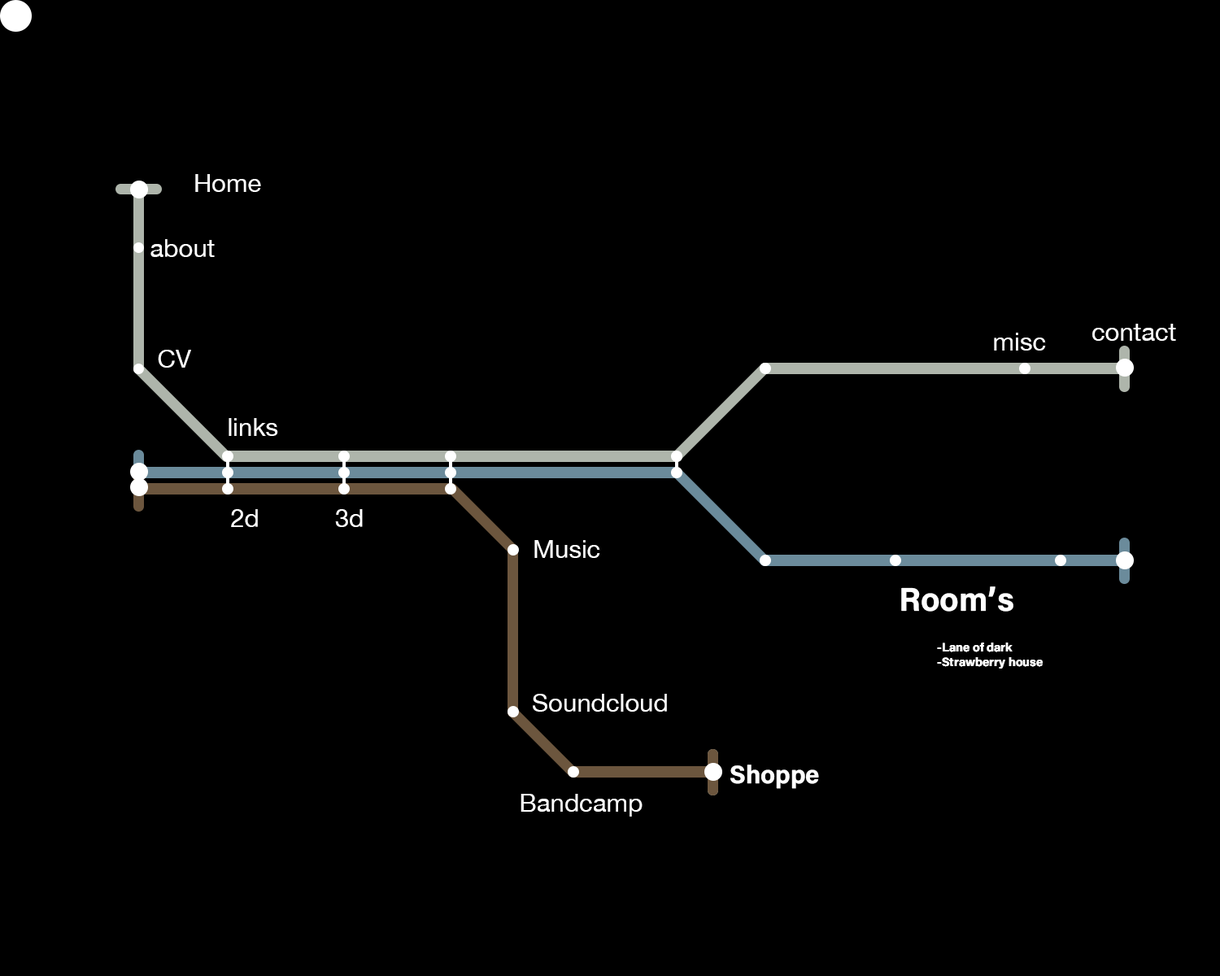
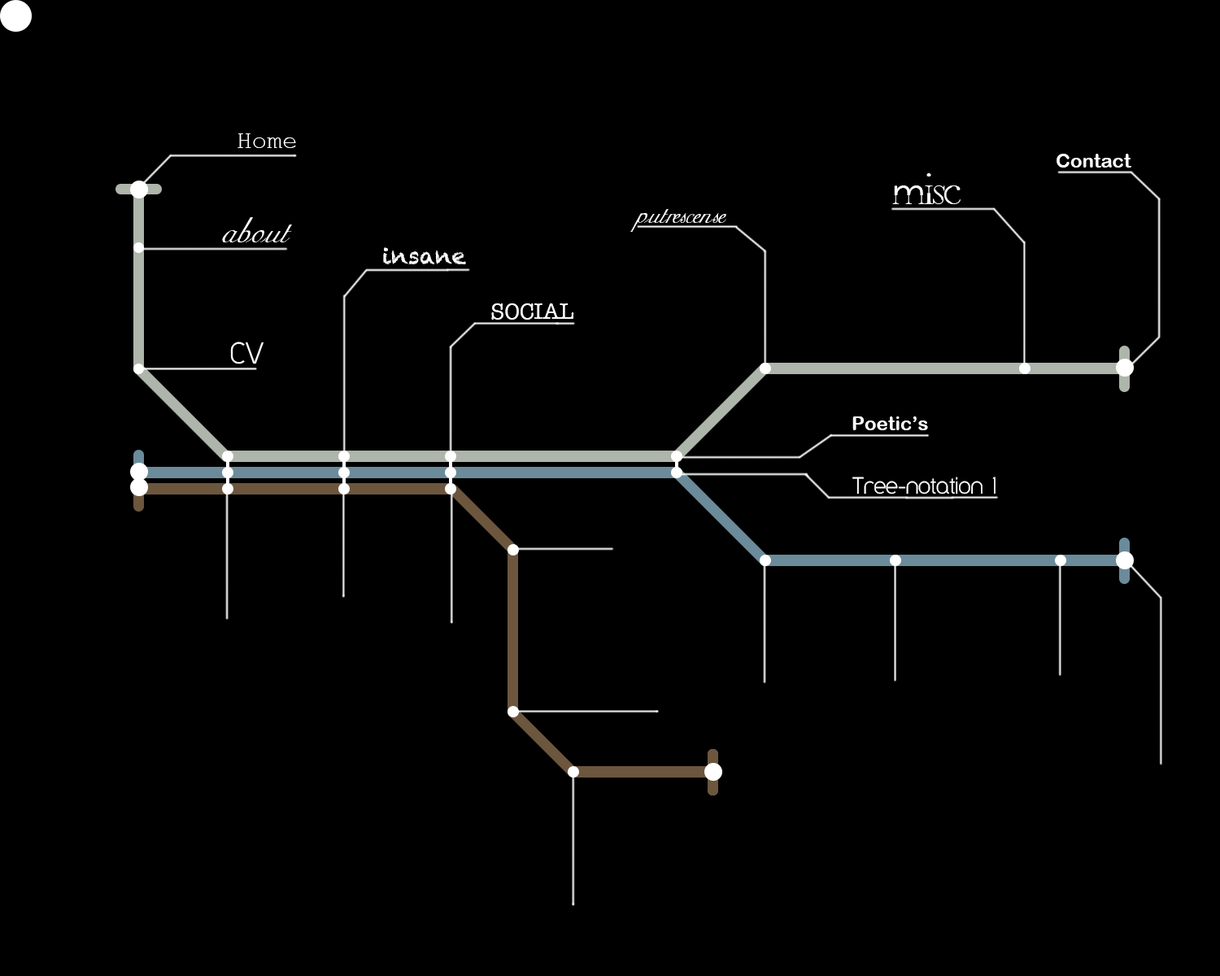
The second 1220 × 976 image is a revision of the first. Changes to its layers:
removed group "Group 4" (14 layers) over [150, 174, 1177, 817]
moved "CV" out of group "Group 4", painted on it over [157, 341, 264, 368]
removed layer "3d" from group "Group 4" over [335, 509, 363, 528]
removed layer "2d" from group "Group 4" over [231, 509, 258, 528]
added layer "Tree-notation 1" above "Poetic’s" over [852, 476, 996, 495]
added layer "Poetic’s" above "Contact" over [852, 416, 929, 431]
added layer "Contact" above "misc" over [1056, 153, 1132, 168]
moved "misc" out of group "Group 4", painted on it over [892, 173, 1047, 351]
added layer "putrescense" above "about" over [630, 209, 727, 232]
moved "about" out of group "Group 4", painted on it over [150, 217, 293, 258]
removed layer "contact" from group "Group 4" over [1092, 323, 1177, 341]
removed layer "Bandcamp" from group "Group 4" over [520, 794, 643, 817]
removed layer "Soundcloud" from group "Group 4" over [532, 693, 668, 712]
removed layer "Music" from group "Group 4" over [534, 540, 601, 559]
added layer "SOCIAL" above "insane" over [491, 303, 575, 320]
added layer "insane" above "Home" over [383, 247, 467, 265]
moved "Home" out of group "Group 4", painted on it over [195, 133, 297, 192]
removed layer "-Lane of dark -Strawberry house" from group "Group 4" over [937, 642, 1043, 669]
removed layer "Shoppe" from group "Group 4" over [730, 764, 820, 790]
removed layer "Room’s" from group "Group 4" over [901, 586, 1014, 612]
removed layer "links" from group "Group 4" over [228, 418, 279, 437]
added layer "Layer 2" above "Group 3" over [143, 153, 1164, 908]
